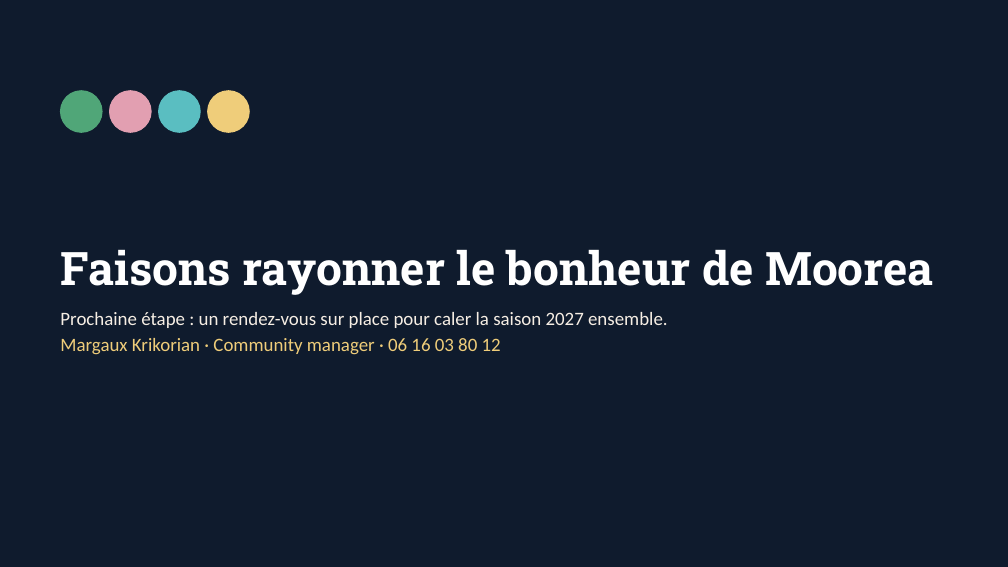
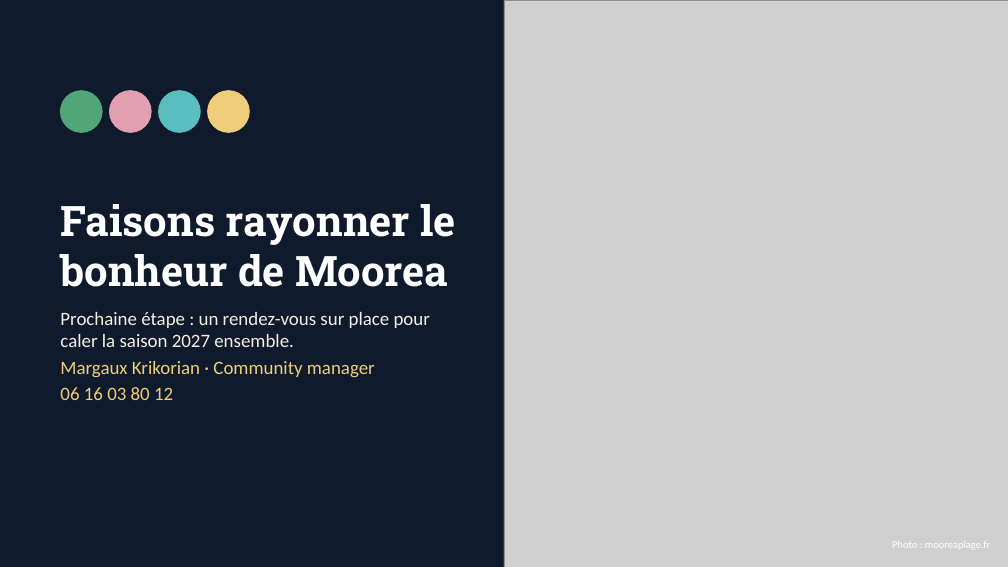
Before and after one commit to margaritakrikorian-ai/Assistant-CM, a slide deck: slide 20 of prospection/moorea-plage/Moorea-Plage-proposition.pptx. Drawn at 1008x567 pixels with LibreOffice and Linux fonts; fonts in the diff are those of the drawing; grey boxes stand for pictures. Boxes give left, top, right and bottom in pixels: in the first picture for what was removed or moved away, otherwise in the second. Text is boxed around its words. In the diff, an @@ line names an element or a change of style, - is before the commit and + after.

```diff
--- a/prospection/moorea-plage/Moorea-Plage-proposition.pptx
+++ b/prospection/moorea-plage/Moorea-Plage-proposition.pptx
@@ picture added at (504, 0, 1008, 567) @@
@@ title "Faisons rayonner le bonheur de ..." at (60, 204, 455, 287): size 44 to 40 pt @@
@@ text at (60, 361, 375, 400): text changed @@
-Margaux Krikorian · Community manager · 06 16 03 80 12
+Margaux Krikorian · Community manager
+06 16 03 80 12
@@ text added at (892, 543, 990, 548), 10 pt, text #FFFFFF @@
+Photo : mooreaplage.fr
```
Also in this commit, not shown: 9 other slides changed, 18 other files.
